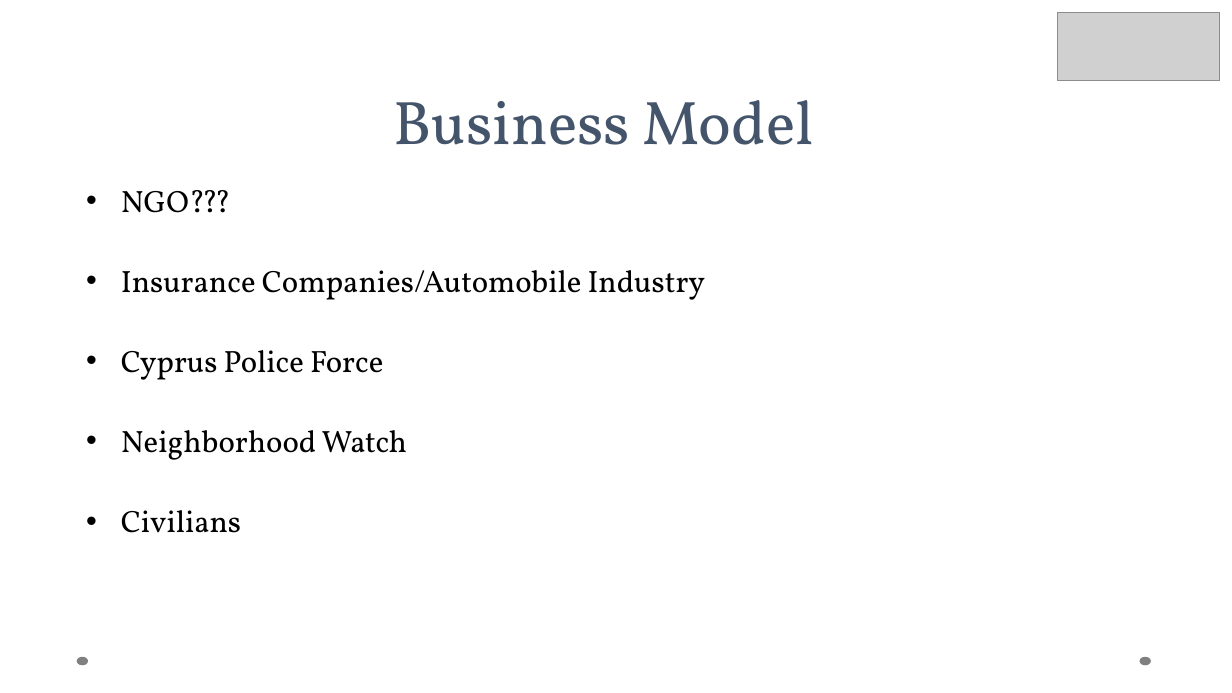
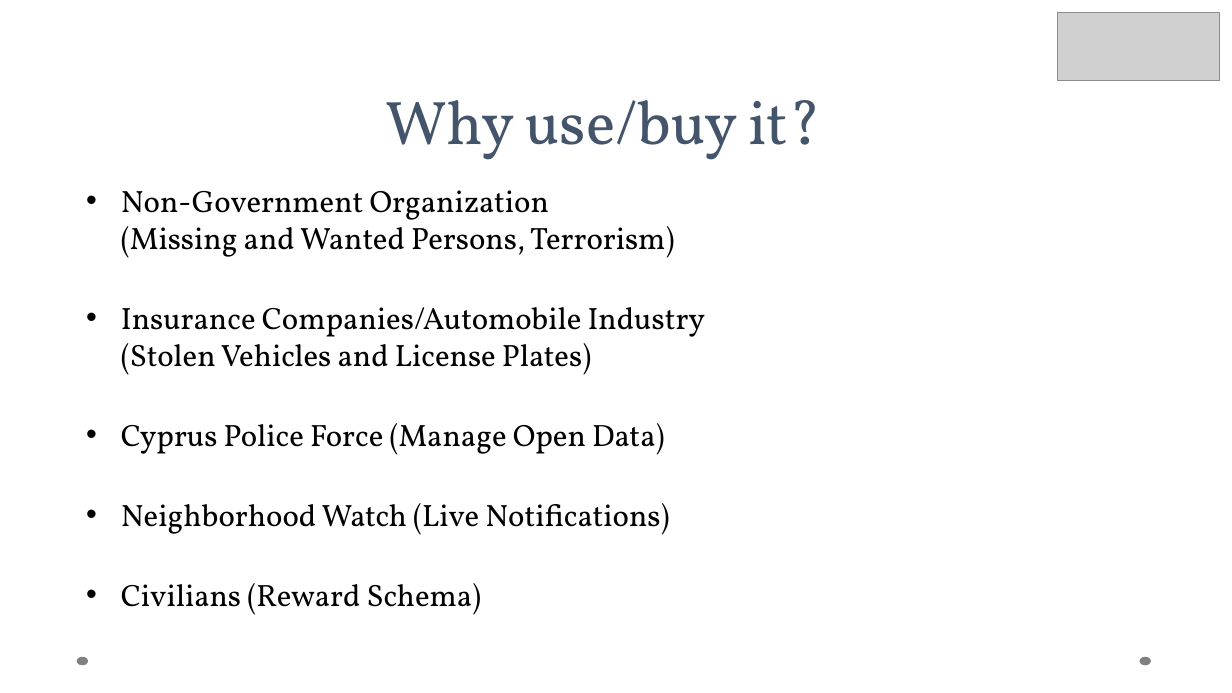
Before and after one commit to OpenDataCyprus/Dirty-Bits, a slide deck: slide 3 of Presentation/SpottedPresentation.pptx. Drawn at 1232x693 pixels with LibreOffice and Linux fonts; fonts in the diff are those of the drawing; grey boxes stand for pictures; background and template pictures are left out. Boxes give left, top, right and bottom in pixels: in the first picture for what was removed or moved away, otherwise in the second. Text is boxed around its words. In the diff, an @@ line names an element or a change of style, - is before the commit and + after.

Commit message:
presentation update

```diff
--- a/Presentation/SpottedPresentation.pptx
+++ b/Presentation/SpottedPresentation.pptx
@@ title at [386,100,821,160]: text changed @@
-Business Model
+Why use/buy it?
@@ text at [121,190,706,615]: text changed @@
-• NGO???
-• Insurance Companies/Automobile Industry
-• Cyprus Police Force
-• Neighborhood Watch
-• Civilians
+• Non-Government Organization
+  (Missing and Wanted Persons, Terrorism)
+• Insurance Companies/Automobile Industry
+  (Stolen Vehicles and License Plates)
+• Cyprus Police Force (Manage Open Data)
+• Neighborhood Watch (Live Notifications)
+• Civilians (Reward Schema)
```
Also in this commit, not shown: 1 other slide changed.
